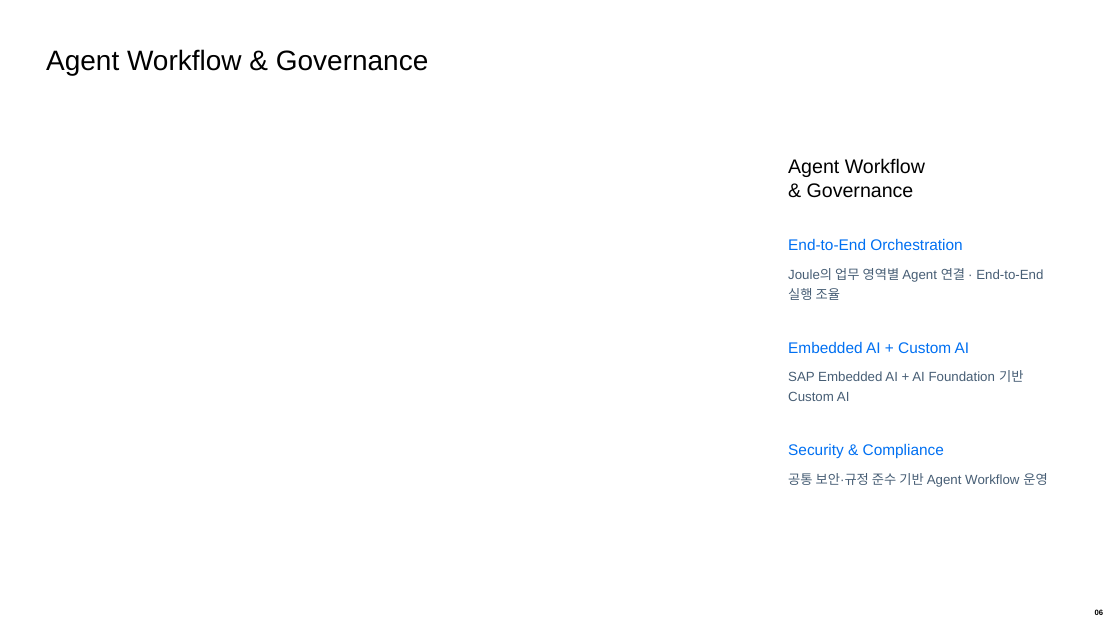
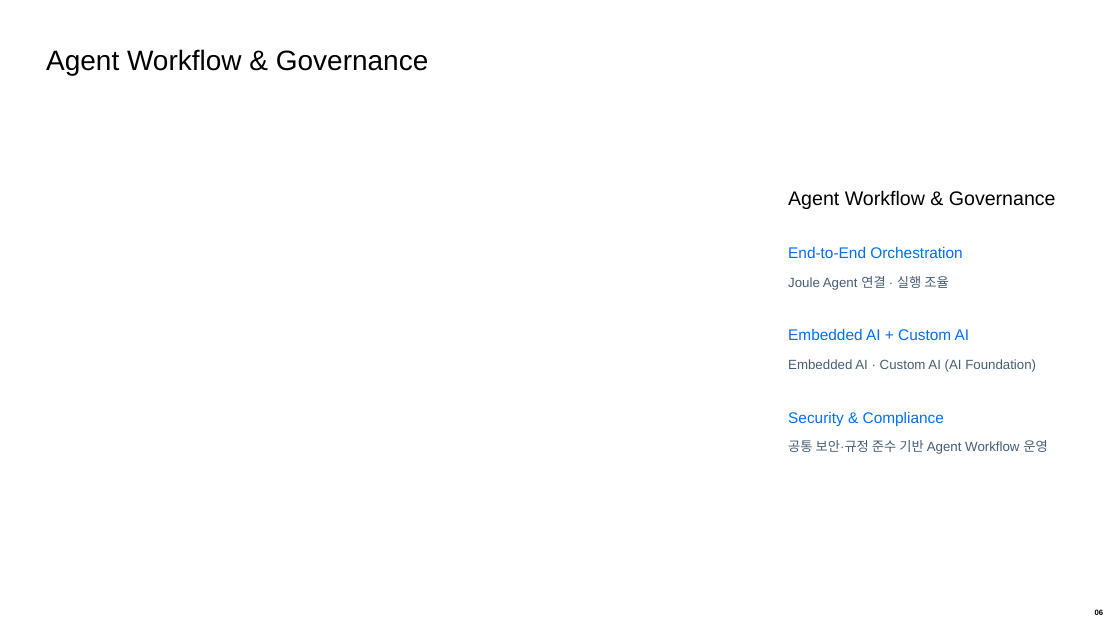
Before and after one commit to KyoungsupShin/sap_now, a slide deck: slide 6 of exports/SAP_NOW_editable.pptx. Drawn at 1120x630 pixels with LibreOffice and Linux fonts; fonts in the diff are those of the drawing; background and template pictures are left out. Boxes give left, top, right and bottom in pixels: in the first picture for what was removed or moved away, otherwise in the second. Text is boxed around its words. In the diff, an @@ line names an element or a change of style, - is before the commit and + after.

```diff
--- a/exports/SAP_NOW_editable.pptx
+++ b/exports/SAP_NOW_editable.pptx
@@ text at bbox=[788, 190, 1056, 209]: text changed @@
-Agent Workflow
+Agent Workflow & Governance
@@ text removed at bbox=[807, 183, 914, 198] @@
-& Governance
@@ text "End-to-End Orchestration": place and size @@
-text "End-to-End Orchestration" at bbox=[788, 238, 962, 250]
+text "End-to-End Orchestration" at bbox=[788, 246, 962, 258]
@@ text removed at bbox=[788, 268, 1043, 282] @@
-Joule의 업무 영역별 Agent 연결 · End-to-End
@@ text at bbox=[788, 276, 948, 290]: text changed @@
-실행 조율
+Joule Agent 연결 · 실행 조율
@@ text "Embedded AI + Custom AI": place and size @@
-text "Embedded AI + Custom AI" at bbox=[788, 341, 970, 353]
+text "Embedded AI + Custom AI" at bbox=[788, 328, 970, 340]
@@ text at bbox=[788, 359, 1036, 372]: text changed @@
-SAP Embedded AI + AI Foundation 기반
+Embedded AI · Custom AI (AI Foundation)
@@ text "Security & Compliance": place and size @@
-text "Security & Compliance" at bbox=[788, 443, 944, 458]
+text "Security & Compliance" at bbox=[788, 411, 944, 426]
@@ text removed at bbox=[788, 391, 850, 401] @@
-Custom AI
@@ text "공통 보안·규정 준수 기반 Agent ...": place and size @@
-text "공통 보안·규정 준수 기반 Agent ..." at bbox=[788, 473, 1047, 487]
+text "공통 보안·규정 준수 기반 Agent ..." at bbox=[788, 440, 1047, 454]
```
Also in this commit, not shown: 23 other slides changed.
